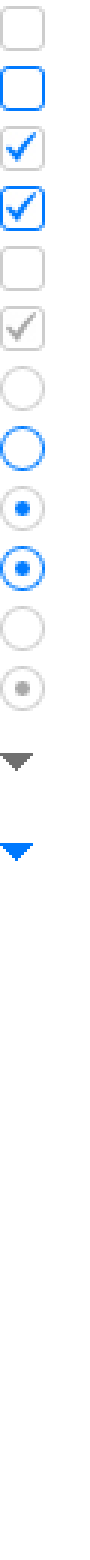
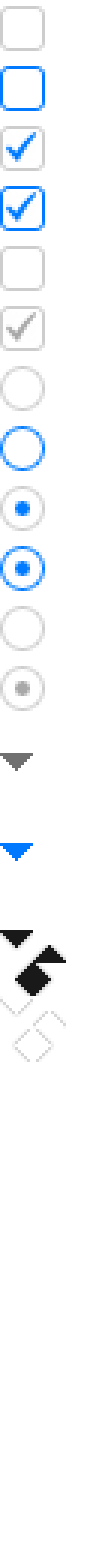
Layers edited between the first and the second 90x1560 image:
added layer "tooltip" above "bg2" over [0, 930, 66, 1062]
